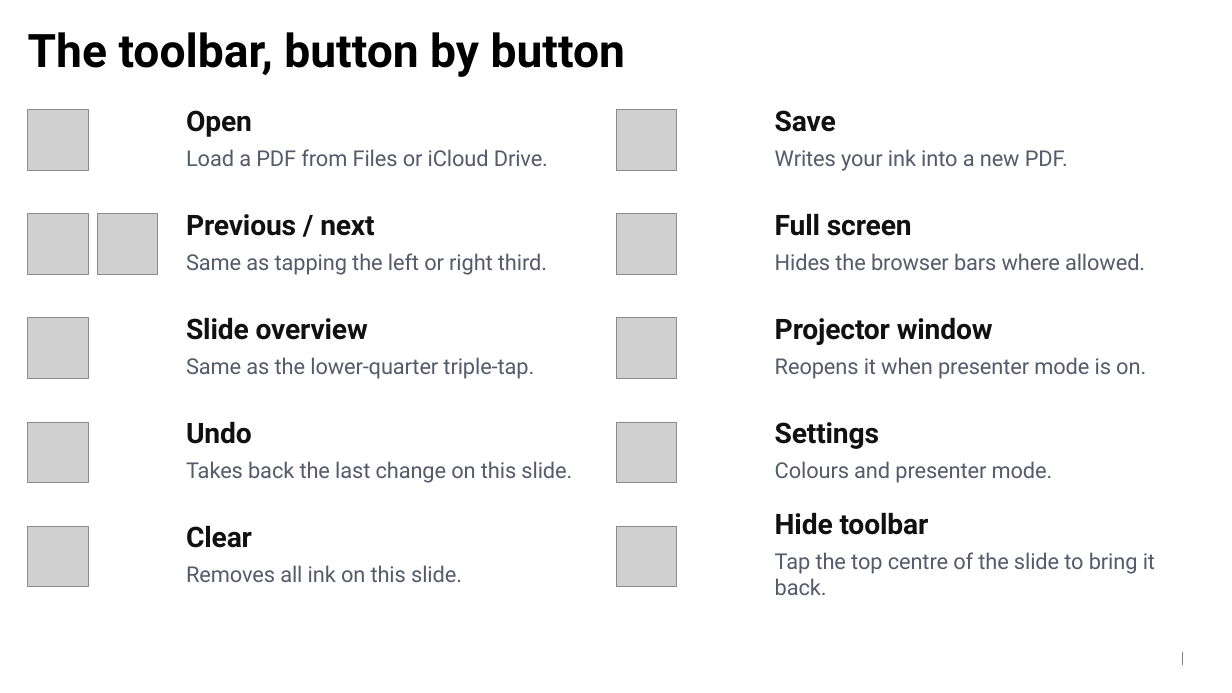
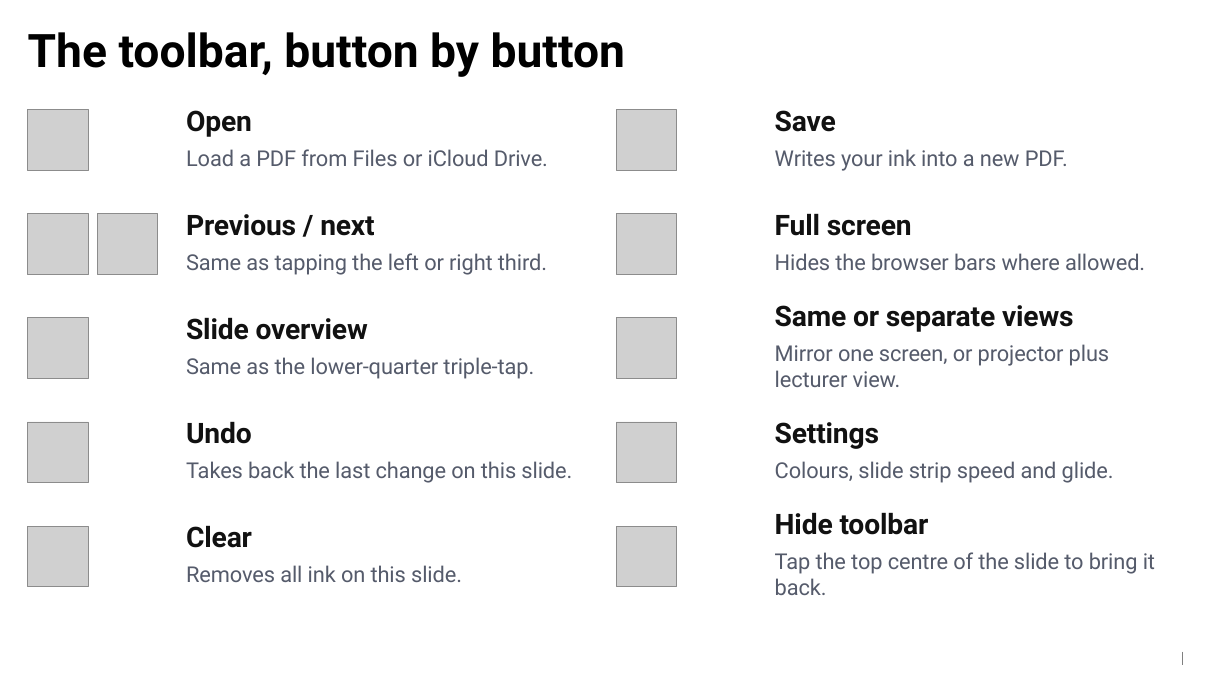
Before and after one commit to tessonec/bdlt-pdf-presenter, a slide deck: slide 8 of source/guide-deck.pptx. Drawn at 1232x693 pixels with LibreOffice and Linux fonts; fonts in the diff are those of the drawing; grey boxes stand for pictures; background and template pictures are left out. Boxes give left, top, right and bottom in pixels: in the first picture for what was removed or moved away, otherwise in the second. Text is boxed around its words. In the diff, an @@ line names an element or a change of style, - is before the commit and + after.

```diff
--- a/source/guide-deck.pptx
+++ b/source/guide-deck.pptx
@@ text at (x1=775, y1=305, x2=1109, y2=387): text changed @@
-Projector window
-Reopens it when presenter mode is on.
+Same or separate views
+Mirror one screen, or projector plus lecturer view.
@@ text at (x1=775, y1=461, x2=1114, y2=483): text changed @@
-Colours and presenter mode.
+Colours, slide strip speed and glide.
```
Also in this commit, not shown: 2 other slides changed, 3 other files.
